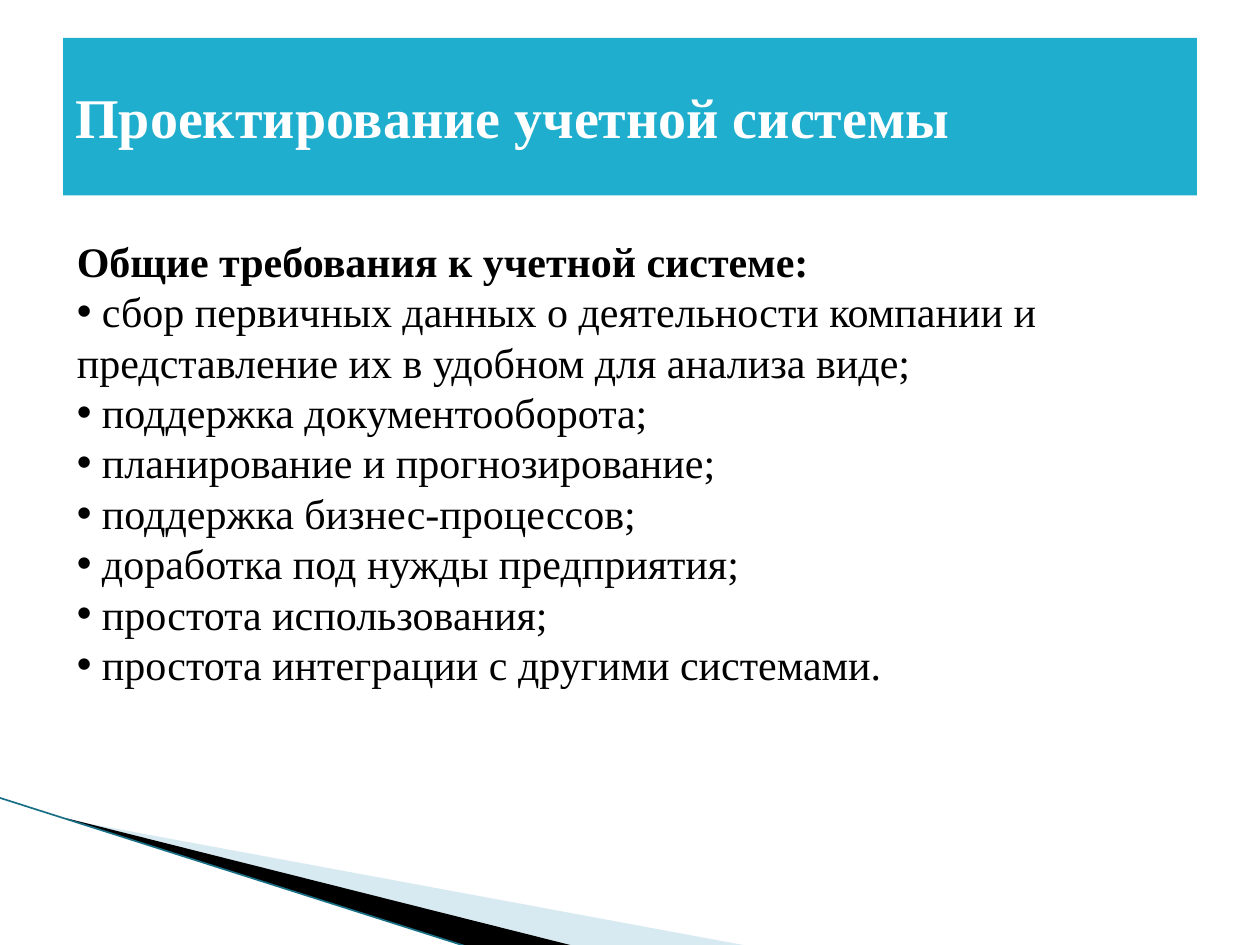
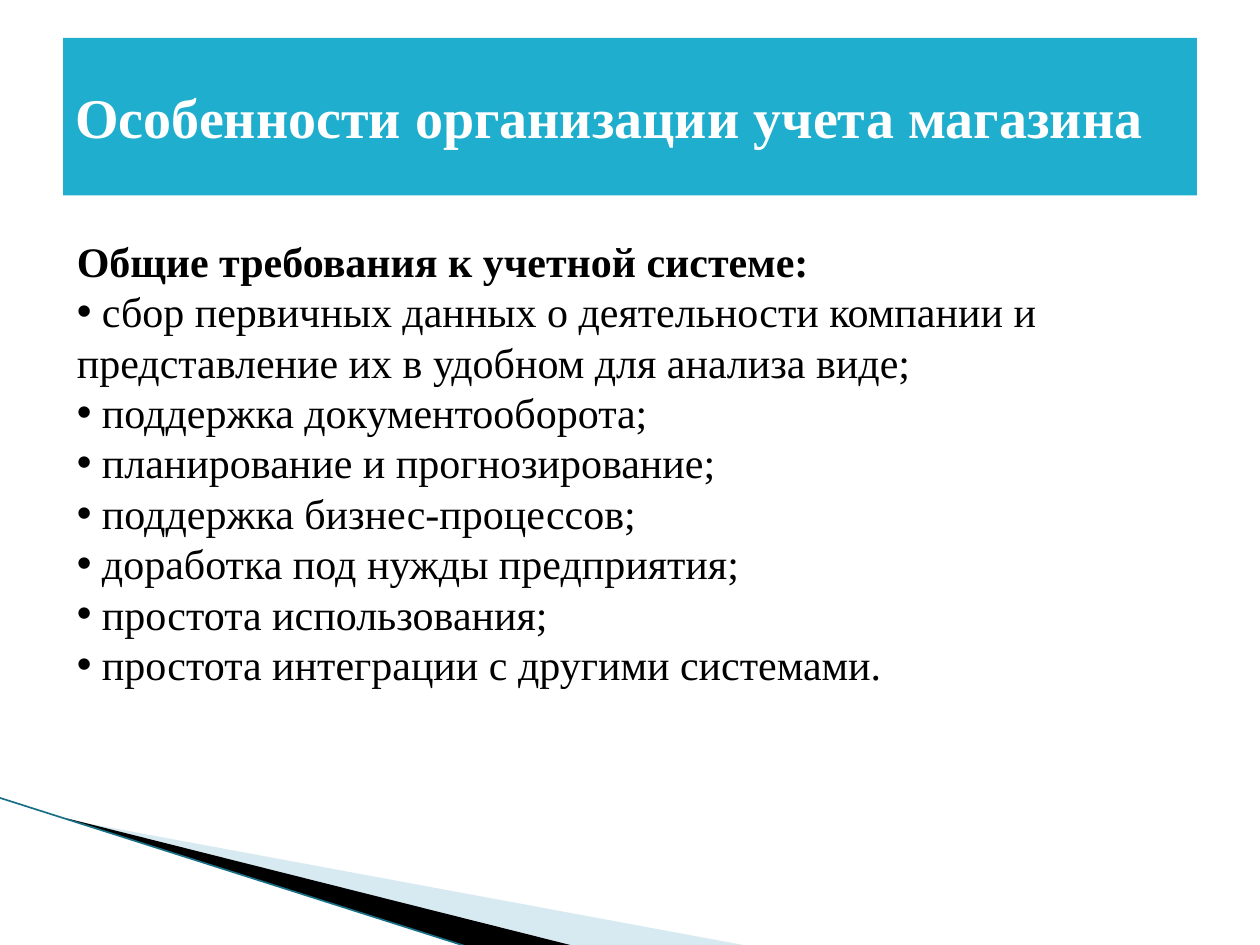
Before and after one commit to BadMax-Kirov/VKR, a slide deck: slide 7 of Выпускная квалификационная работа.pptx (slide 21 before the commit). Drawn at 1260x945 pixels with LibreOffice and Linux fonts; fonts in the diff are those of the drawing; background and template pictures are left out. Boxes give left, top, right and bottom in pixels: in the first picture for what was removed or moved away, otherwise in the second. Text is boxed around its words. In the diff, an @@ line names an element or a change of style, - is before the commit and + after.

```diff
--- a/Выпускная квалификационная работа.pptx
+++ b/Выпускная квалификационная работа.pptx
@@ title at box(75, 98, 1142, 149): text changed @@
-Проектирование учетной системы
+Особенности организации учета магазина
```
Also in this commit, not shown: 6 other slides changed, 1 other file.
